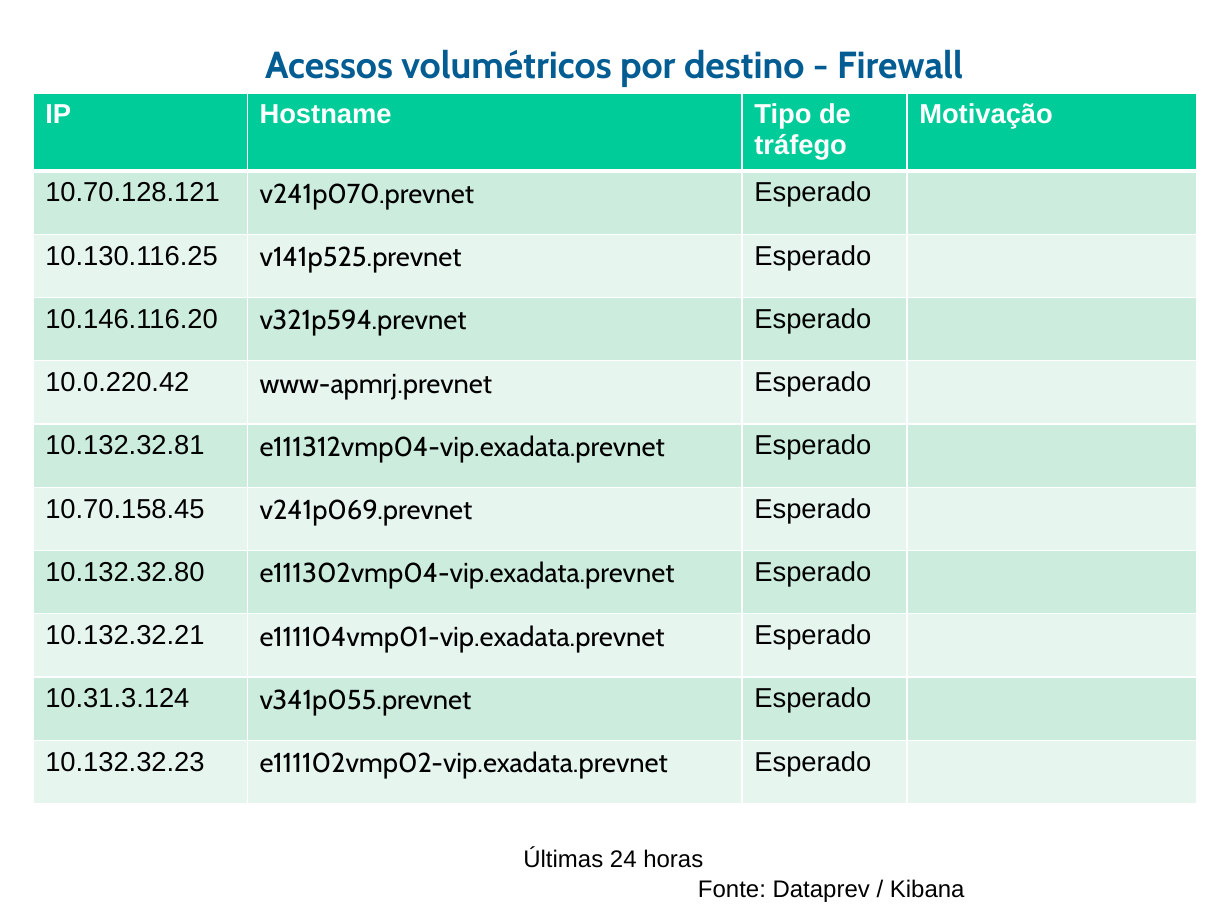
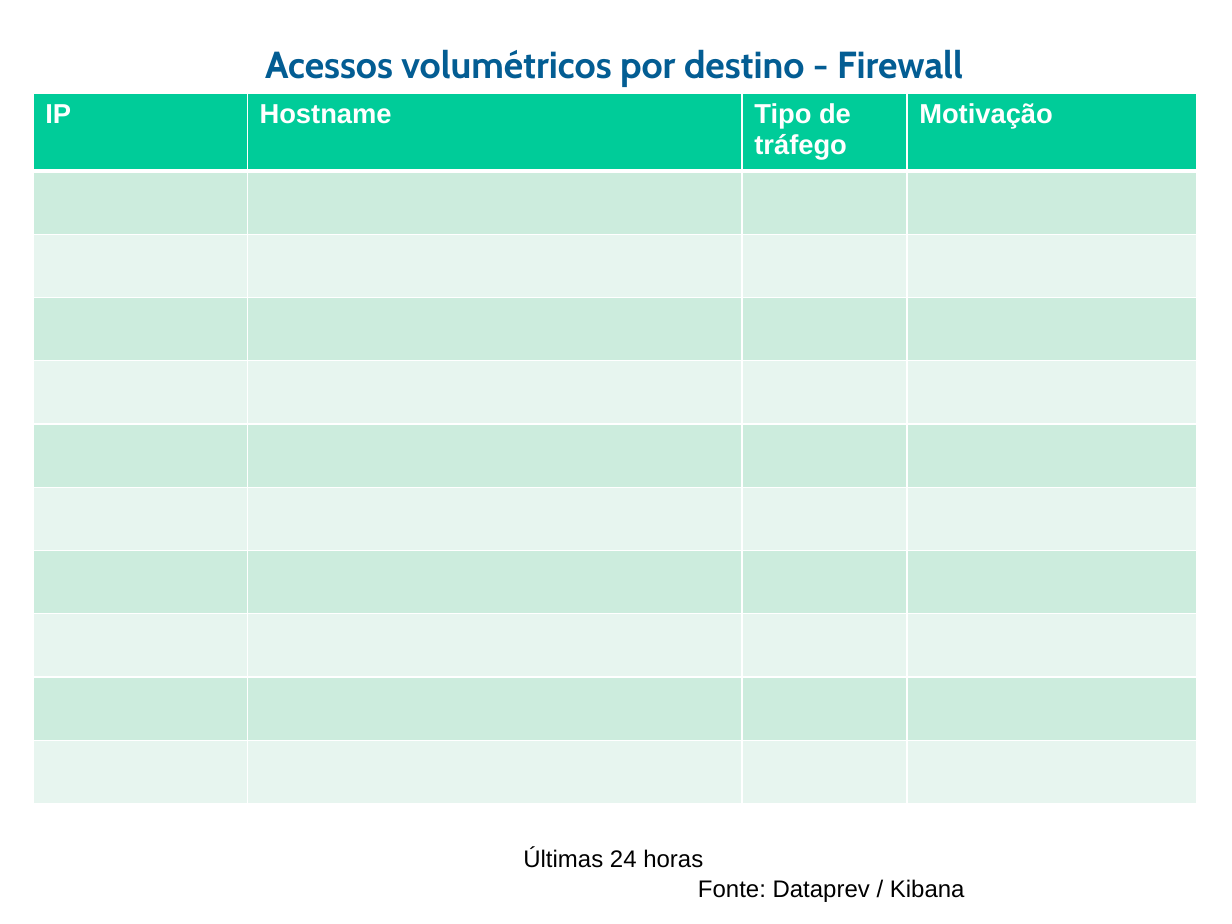
Before and after one commit to guihred/Experiments, a slide deck: slide 11 of src/main/resources/Radar_Eventos_v01122020REL1.pptx. Drawn at 1232x924 pixels with LibreOffice and Linux fonts; fonts in the diff are those of the drawing; background and template pictures are left out. Boxes give left, top, right and bottom in pixels: in the first picture for what was removed or moved away, otherwise in the second. Text is boxed around its words. In the diff, an @@ line names an element or a change of style, - is before the commit and + after.

```diff
--- a/src/main/resources/Radar_Eventos_v01122020REL1.pptx
+++ b/src/main/resources/Radar_Eventos_v01122020REL1.pptx
@@ table at box(33, 92, 1198, 803) @@
-row 2: 10.70.128.121 | v241p070.prevnet | Esperado | 
+row 2:  |  |  | 
-row 3: 10.130.116.25 | v141p525.prevnet | Esperado | 
+row 3:  |  |  | 
-row 4: 10.146.116.20 | v321p594.prevnet | Esperado | 
+row 4:  |  |  | 
-row 5: 10.0.220.42 | www-apmrj.prevnet | Esperado | 
+row 5:  |  |  | 
-row 6: 10.132.32.81 | e111312vmp04-vip.exadata.prevnet | Esperado | 
+row 6:  |  |  | 
-row 7: 10.70.158.45 | v241p069.prevnet | Esperado | 
+row 7:  |  |  | 
-row 8: 10.132.32.80 | e111302vmp04-vip.exadata.prevnet | Esperado | 
+row 8:  |  |  | 
-row 9: 10.132.32.21 | e111104vmp01-vip.exadata.prevnet | Esperado | 
+row 9:  |  |  | 
-row 10: 10.31.3.124 | v341p055.prevnet | Esperado | 
+row 10:  |  |  | 
-row 11: 10.132.32.23 | e111102vmp02-vip.exadata.prevnet | Esperado | 
+row 11:  |  |  | 
```
Also in this commit, not shown: 16 other slides changed, 5 other files.
